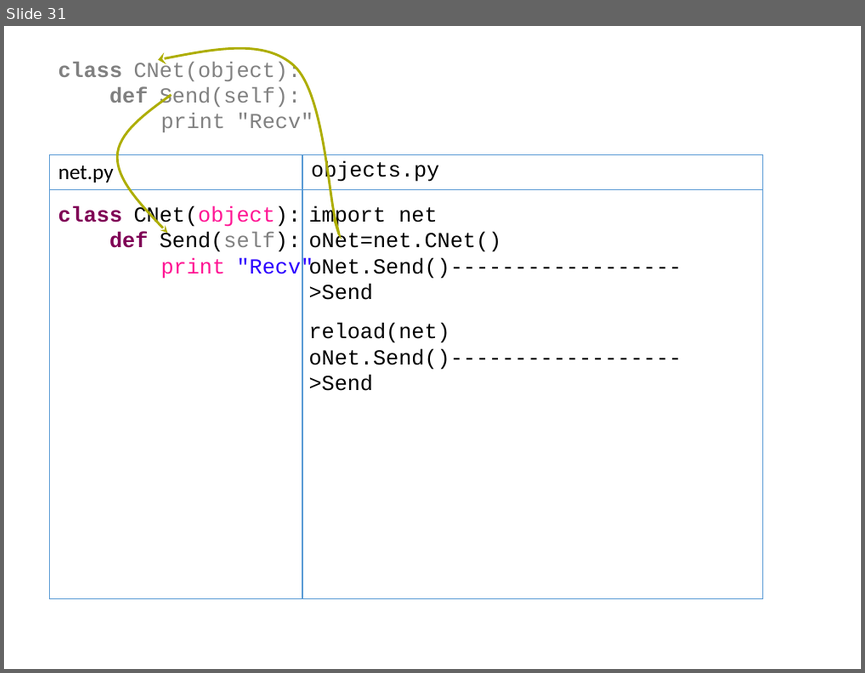
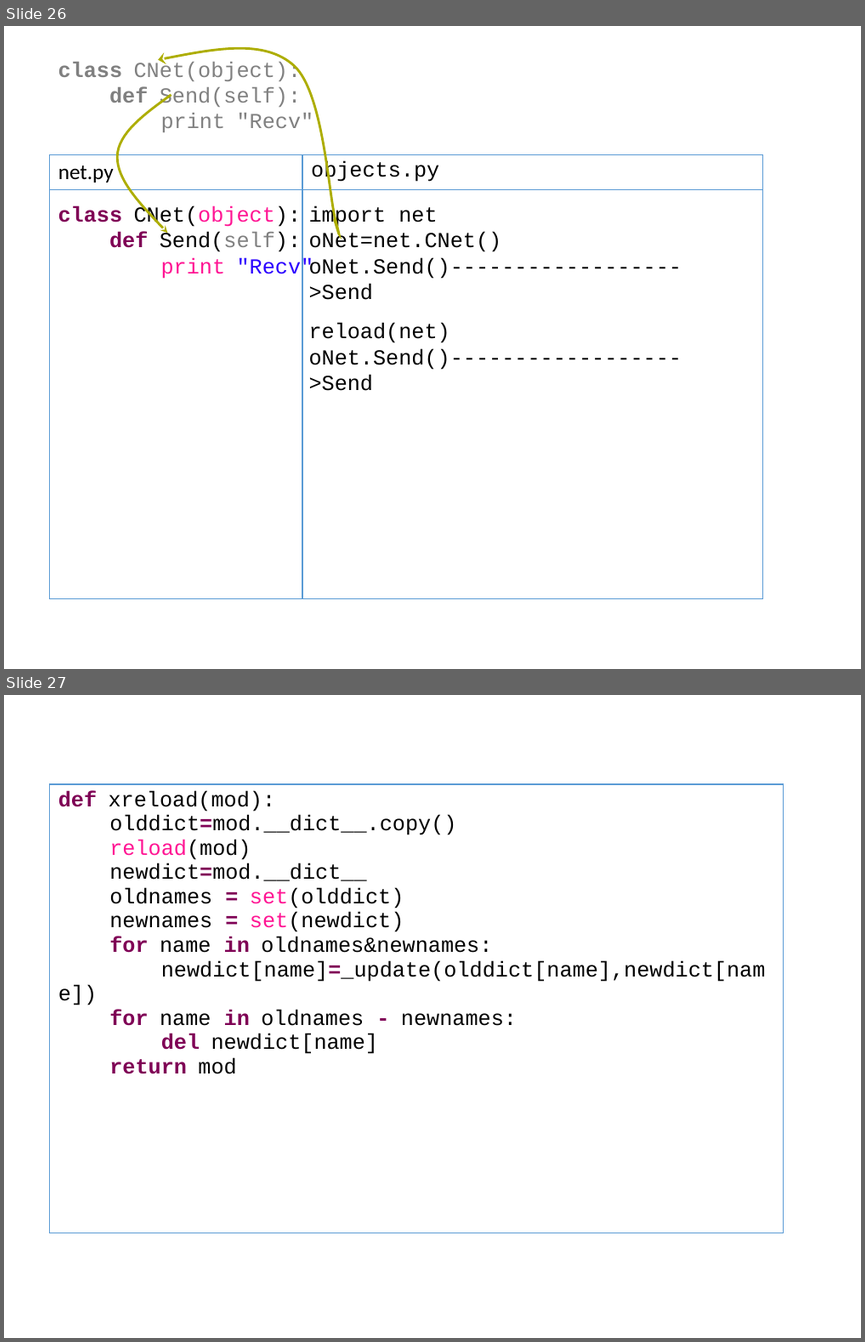
Before and after one commit to menfeng/studynote, a slide deck: python/source code/import/import.pptx. Shown one above the other, each under a label of ours: slide 31 before the commit, slides 26 and 27 after it. The pictures are 865x673 and 865x1342 pixels, drawn with LibreOffice and Linux fonts; fonts in the diff are those of the drawing. Boxes give left, top, right and bottom in pixels: in the first picture for what was removed or moved away, otherwise in the second. Text is boxed around its words. In the diff, an @@ line names an element or a change of style, - is before the commit and + after.

```diff
--- a/python/source code/import/import.pptx
+++ b/python/source code/import/import.pptx
@@ slide 27 added at (4,695,861,1338), background #FFFFFF @@
@@ table added at (49,784,783,1232), 1 rows, 1 columns @@
+def xreload(mod): / olddict=mod.__dict__.copy() / reload(mod) / newdict=mod.__dict__ / oldnames = set(olddict) / newnames = set(newdict) / for name in oldnames&newnames: / newdict[name]=_update(olddict[name],newdict[name]) / for name in oldnames - newnames: / del newdict[name] / return mod
@@ what was slide 31 is now slide 26 @@
```
Also in this commit, not shown: 3 slides changed, 22 other slides added, 5 slides removed.
